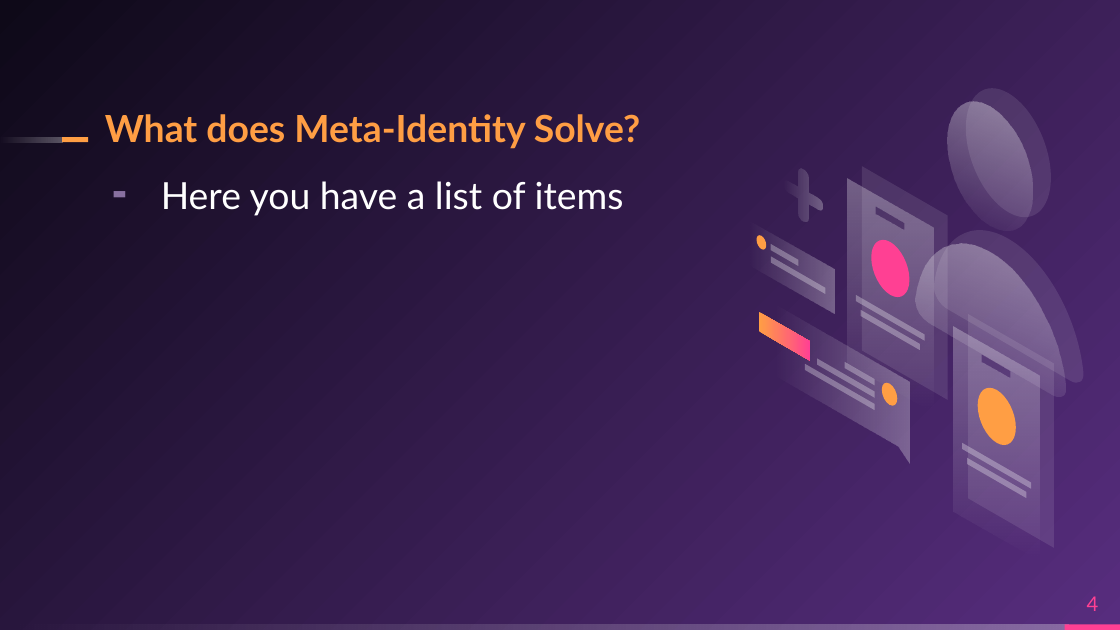
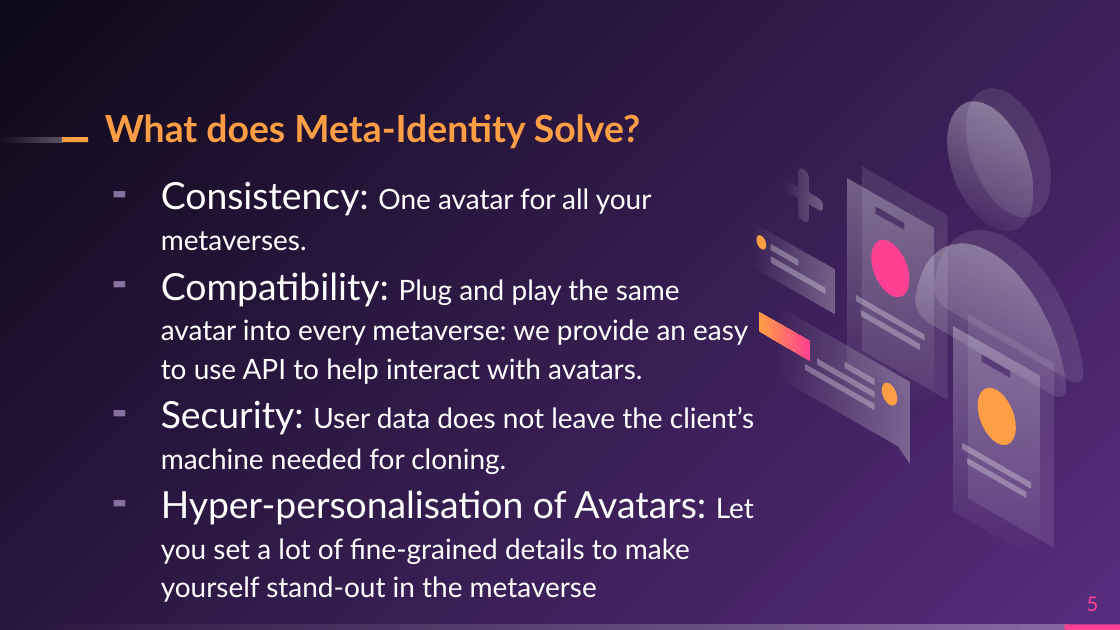
Before and after one commit to sacredvoid/hackUMass22, a slide deck: slide 5 of Meta-Indentity.pptx (slide 4 before the commit). Drawn at 1120x630 pixels with LibreOffice and Linux fonts; fonts in the diff are those of the drawing. Boxes give left, top, right and bottom in pixels: in the first picture for what was removed or moved away, otherwise in the second. Text is boxed around its words. In the diff, an @@ line names an element or a change of style, - is before the commit and + after.

```diff
--- a/Meta-Indentity.pptx
+++ b/Meta-Indentity.pptx
@@ text at [161,182,754,602]: text changed; size 24 to 18 pt @@
-╸ Here you have a list of items
+╸ Consistency: One avatar for all your metaverses.
+╸ Compatibility: Plug and play the same avatar into every metaverse: we provide an easy to use API to help interact with avatars.
+╸ Security: User data does not leave the client’s machine needed for cloning.
+╸ Hyper-personalisation of Avatars: Let you set a lot of fine-grained details to make yourself stand-out in the metaverse
@@ page number at [1087,596,1099,611]: text changed @@
-4
+5
```
Also in this commit, not shown: 6 other slides changed, 1 slide added.
